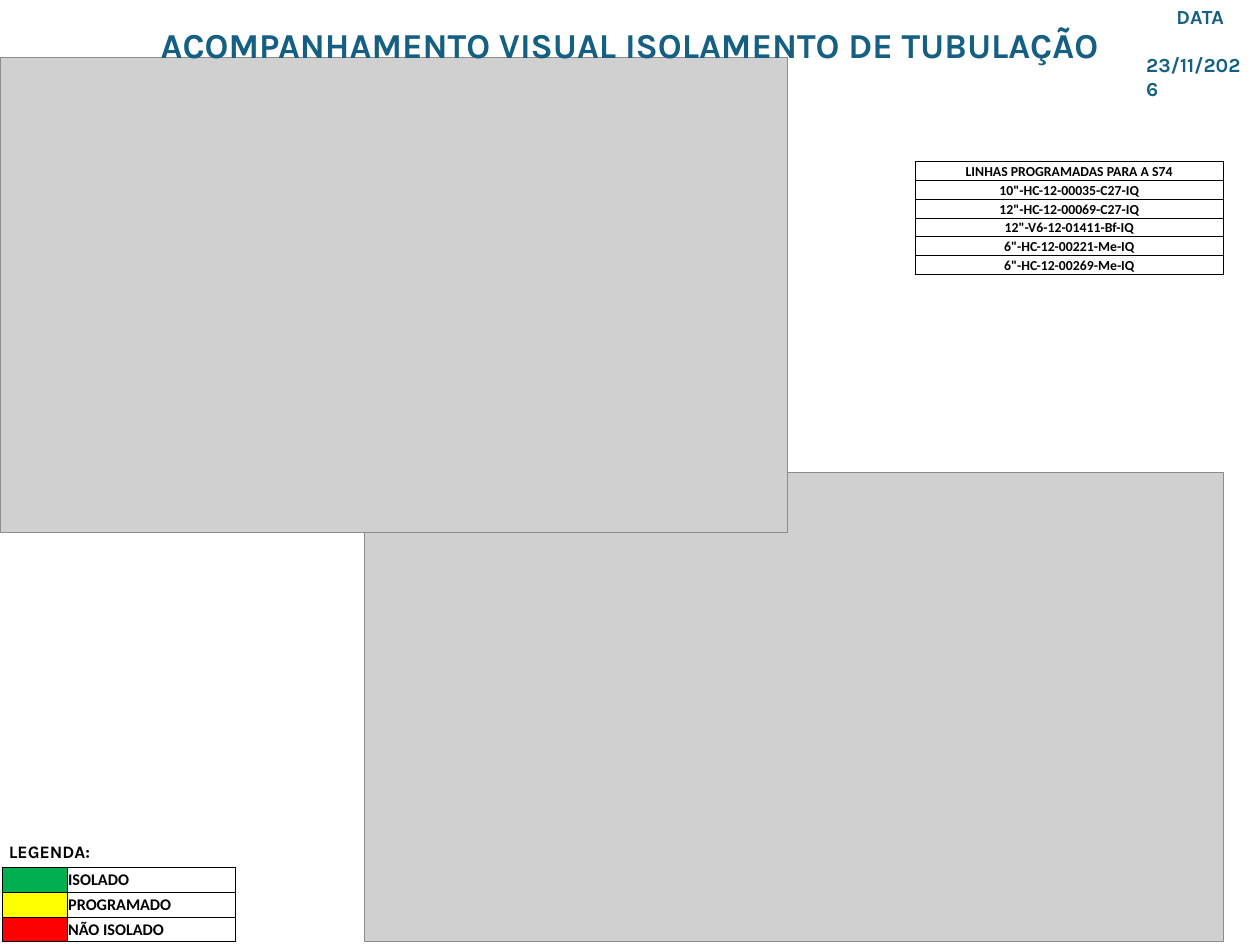
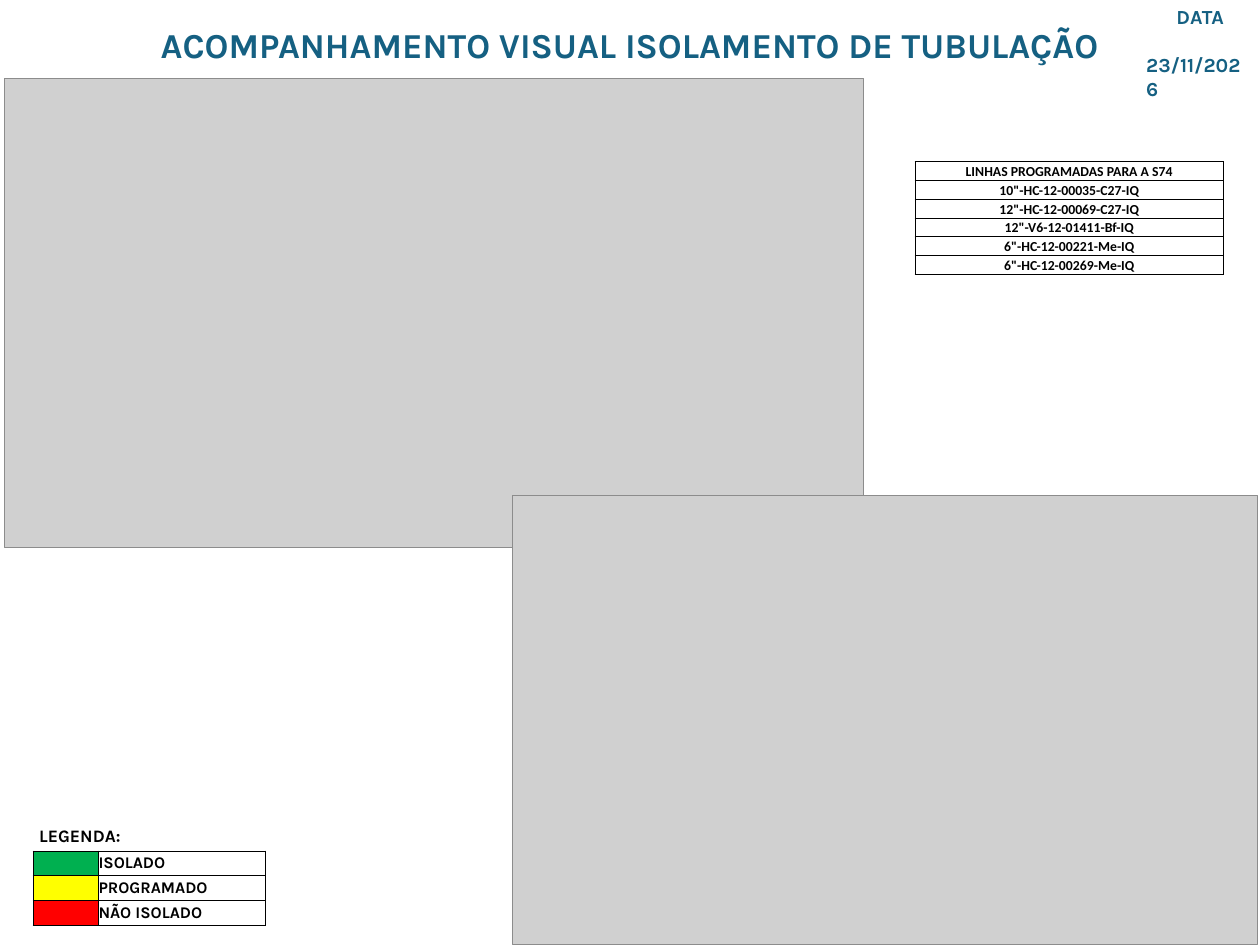
Before and after one commit to talisoncmartins91/termal-insulation, a slide deck: slide 6 of acompanhamento/modelo/apresentacao_semanal.pptx. Drawn at 1260x945 pixels with LibreOffice and Linux fonts; fonts in the diff are those of the drawing; grey boxes stand for pictures. Boxes give left, top, right and bottom in pixels: in the first picture for what was removed or moved away, otherwise in the second. Text is boxed around its words. In the diff, an @@ line names an element or a change of style, - is before the commit and + after.

```diff
--- a/acompanhamento/modelo/apresentacao_semanal.pptx
+++ b/acompanhamento/modelo/apresentacao_semanal.pptx
@@ picture: place and size @@
-picture at (364,472,1224,941)
+picture at (4,78,864,547)
@@ picture: place and size @@
-picture at (0,58,788,533)
+picture at (512,495,1257,944)
@@ text "LEGENDA:": place and size @@
-text "LEGENDA:" at (9,846,90,859)
+text "LEGENDA:" at (39,830,120,843)
@@ table: place and size @@
-table at (3,867,235,941)
+table at (33,850,266,925)
@@ table at (33,850,266,925) @@
@@ font Calibri to Karla @@
```
Also in this commit, not shown: 3 other slides changed.
